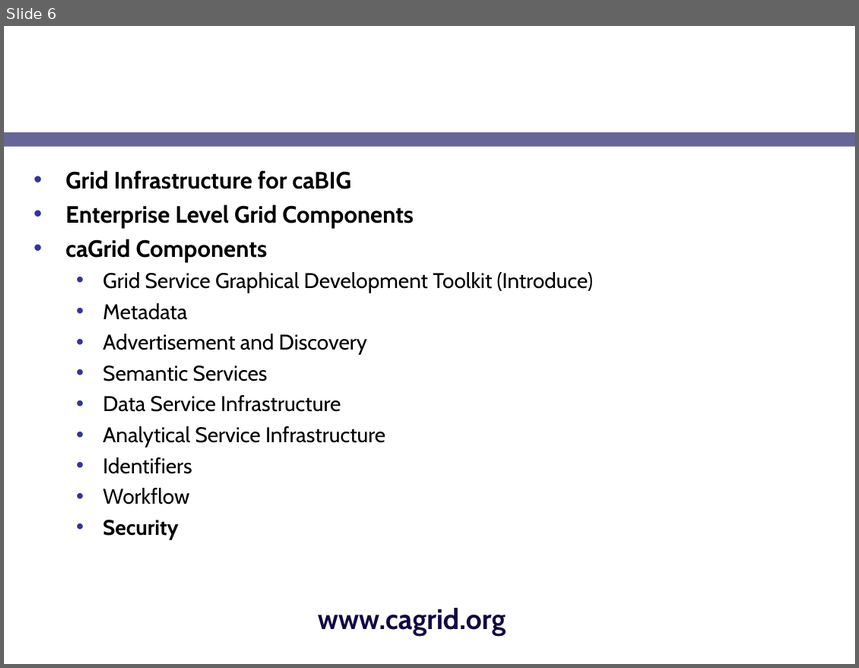
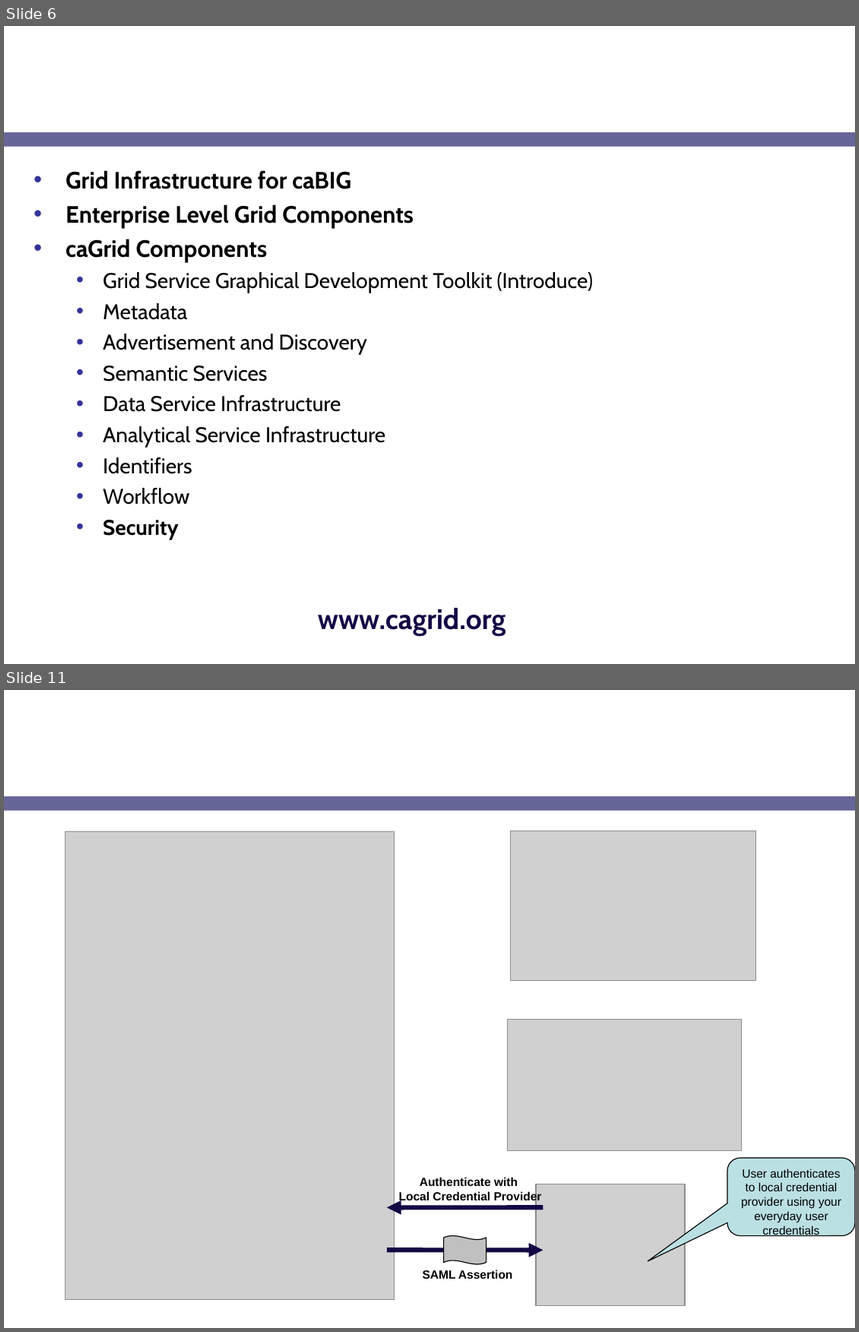
Before and after one commit to NCIP/cagrid-portal, a slide deck: cagrid-1-0/Documentation/presentations/security/gaards-ogf-19.ppt. Shown one above the other, each under a label of ours: slide 6 before the commit, slides 6 and 11 after it; the slides between them are not shown. The pictures are 859x668 and 859x1332 pixels, drawn with LibreOffice and Linux fonts; fonts in the diff are those of the drawing; grey boxes stand for pictures; background and template pictures are left out. Boxes give left, top, right and bottom in pixels: in the first picture for what was removed or moved away, otherwise in the second. Text is boxed around its words. In the diff, an @@ line names an element or a change of style, - is before the commit and + after.

```diff
--- a/cagrid-1-0/Documentation/presentations/security/gaards-ogf-19.ppt
+++ b/cagrid-1-0/Documentation/presentations/security/gaards-ogf-19.ppt
@@ slide 11 added at (4, 690, 855, 1328), background picture (left out); not listed: 1 template element that a slide beside it also shows @@
@@ title added at (32, 690, 671, 790), 24 pt, text #FFFFFF, bold @@
+GAARDS in Action
@@ picture added at (66, 832, 395, 1300) @@
@@ picture added at (510, 831, 756, 981) @@
@@ picture added at (508, 1019, 742, 1151) @@
@@ rounded speech box added at (728, 1158, 855, 1236), fill #BBE0E3, outline #000000 0.74 pt, 10 pt, text #000000 @@
+User authenticates to local credential provider using your everyday user credentials
@@ text added at (399, 1177, 542, 1204), 10 pt, text #000000, bold @@
+Authenticate with
+Local Credential Provider
@@ picture added at (536, 1185, 685, 1306) @@
@@ arrow added from (543, 1208) to (387, 1208), #130745 4 pt @@
@@ freeform shape added at (444, 1236, 487, 1265), fill #C0C0C0, outline #000000 0.74 pt @@
@@ arrow added from (387, 1250) to (543, 1250), #130745 4 pt @@
@@ text added at (423, 1270, 513, 1279), 10 pt, text #000000, bold @@
+SAML Assertion
```
Also in this commit, not shown: 9 other slides added.
